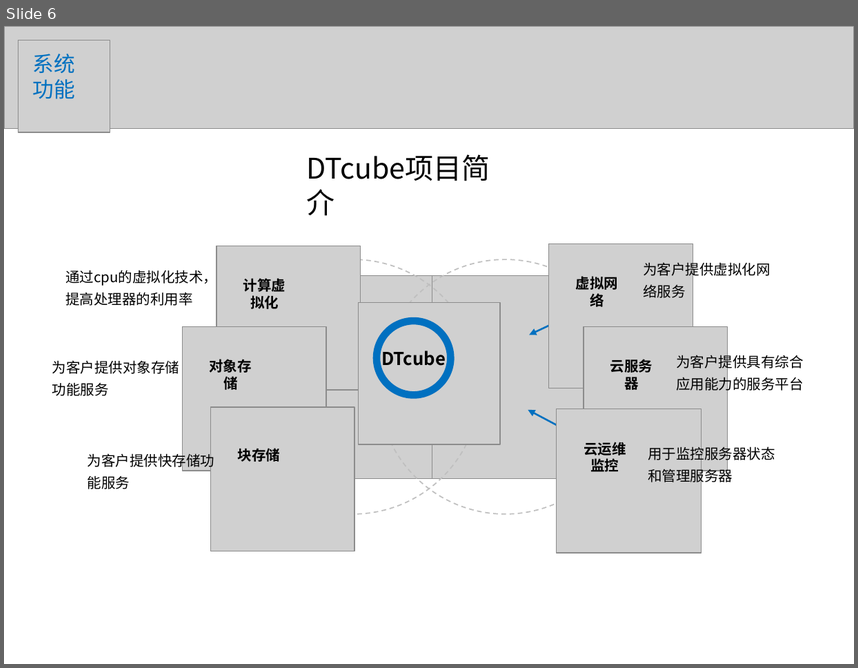
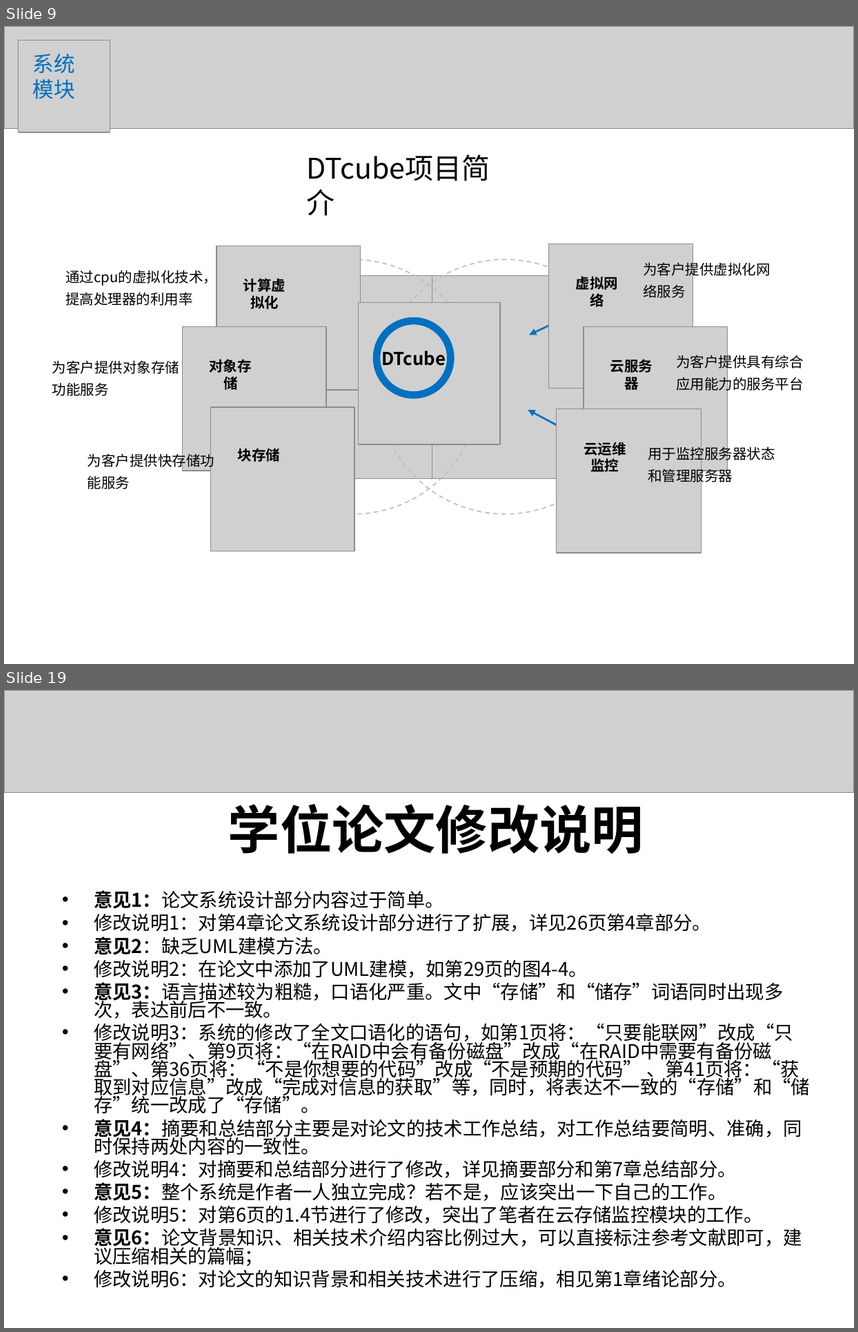
Before and after one commit to liaoliaoanxiao/mediumRepy, a slide deck: 论文/SA14226355孙君伟答辩.ppt. Shown one above the other, each under a label of ours: slide 6 before the commit, slides 9 and 19 after it; the slides between them are not shown. The pictures are 858x668 and 858x1332 pixels, drawn with LibreOffice and Linux fonts; fonts in the diff are those of the drawing; grey boxes stand for pictures. Boxes give left, top, right and bottom in pixels: in the first picture for what was removed or moved away, otherwise in the second. Text is boxed around its words. In the diff, an @@ line names an element or a change of style, - is before the commit and + after.

Commit message:
粗略完成

```diff
--- a/论文/SA14226355孙君伟答辩.ppt
+++ b/论文/SA14226355孙君伟答辩.ppt
@@ slide 19 added at [4,690,854,1328], background #FFFFFF @@
@@ picture added at [4,690,854,792] @@
@@ title added at [228,804,644,854], 44 pt, text #000000, bold @@
+学位论文修改说明
@@ text added at [94,890,810,1288], 16 pt, text #000000 @@
+• 意见1：论文系统设计部分内容过于简单。
+• 修改说明1：对第4章论文系统设计部分进行了扩展，详见26页第4章部分。
+• 意见2：缺乏UML建模方法。
+• 修改说明2：在论文中添加了UML建模，如第29页的图4-4。
+• 意见3：语言描述较为粗糙，口语化严重。文中“存储”和“储存”词语同时出现多次，表达前后不一致。
+• 修改说明3：系统的修改了全文口语化的语句，如第1页将：“只要能联网”改成“只要有网络”、第9页将：“在RAID中会有备份磁盘”改成“在RAID中需要有备份磁盘”、第36页将：“不是你想要的代码”改成“不是预期的代码” 、第41页将：“获取到对应信息”改成“完成对信息的获取”等，同时，将表达不一致的“存储”和“储存”统一改成了“存储”。
+• 意见4：摘要和总结部分主要是对论文的技术工作总结，对工作总结要简明、准确，同时保持两处内容的一致性。
+• 修改说明4：对摘要和总结部分进行了修改，详见摘要部分和第7章总结部分。
+• 意见5：整个系统是作者一人独立完成？若不是，应该突出一下自己的工作。
+• 修改说明5：对第6页的1.4节进行了修改，突出了笔者在云存储监控模块的工作。
+• 意见6：论文背景知识、相关技术介绍内容比例过大，可以直接标注参考文献即可，建议压缩相关的篇幅；
+• 修改说明6：对论文的知识背景和相关技术进行了压缩，相见第1章绪论部分。
@@ what was slide 6 is now slide 9 @@
@@ slide 9 changed as well @@
@@ text at [33,79,76,99]: text changed @@
-功能
+模块
```
Also in this commit, not shown: 4 other slides changed, 12 other slides added, 17 slides removed, 1 other file.
